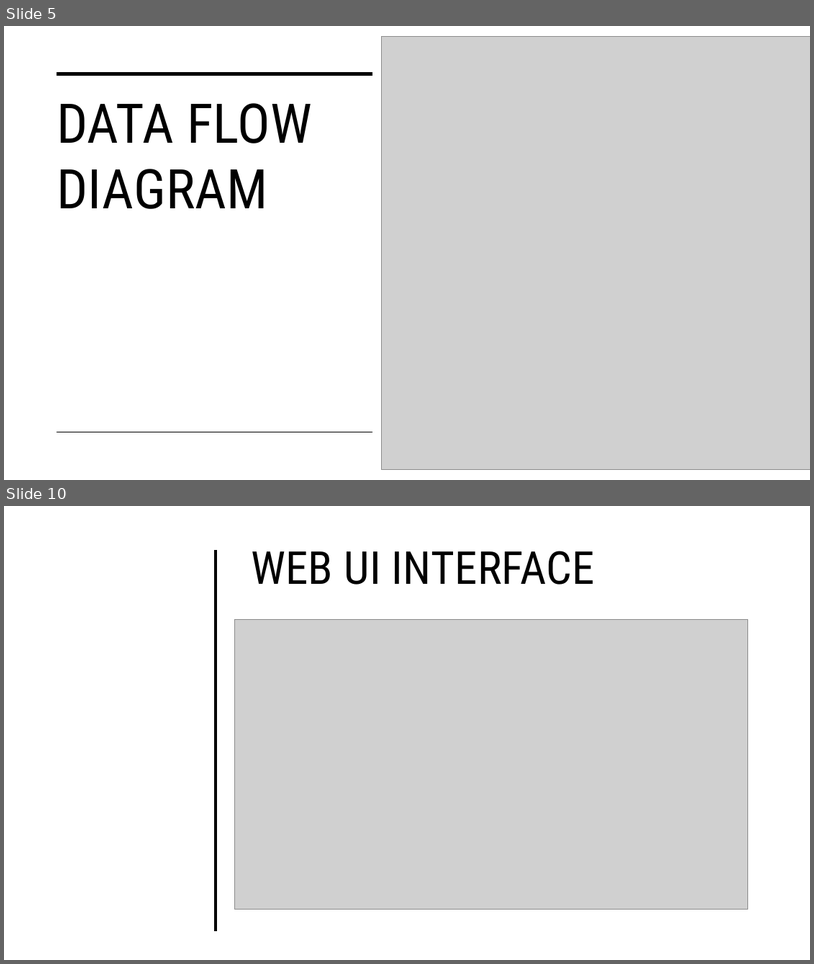
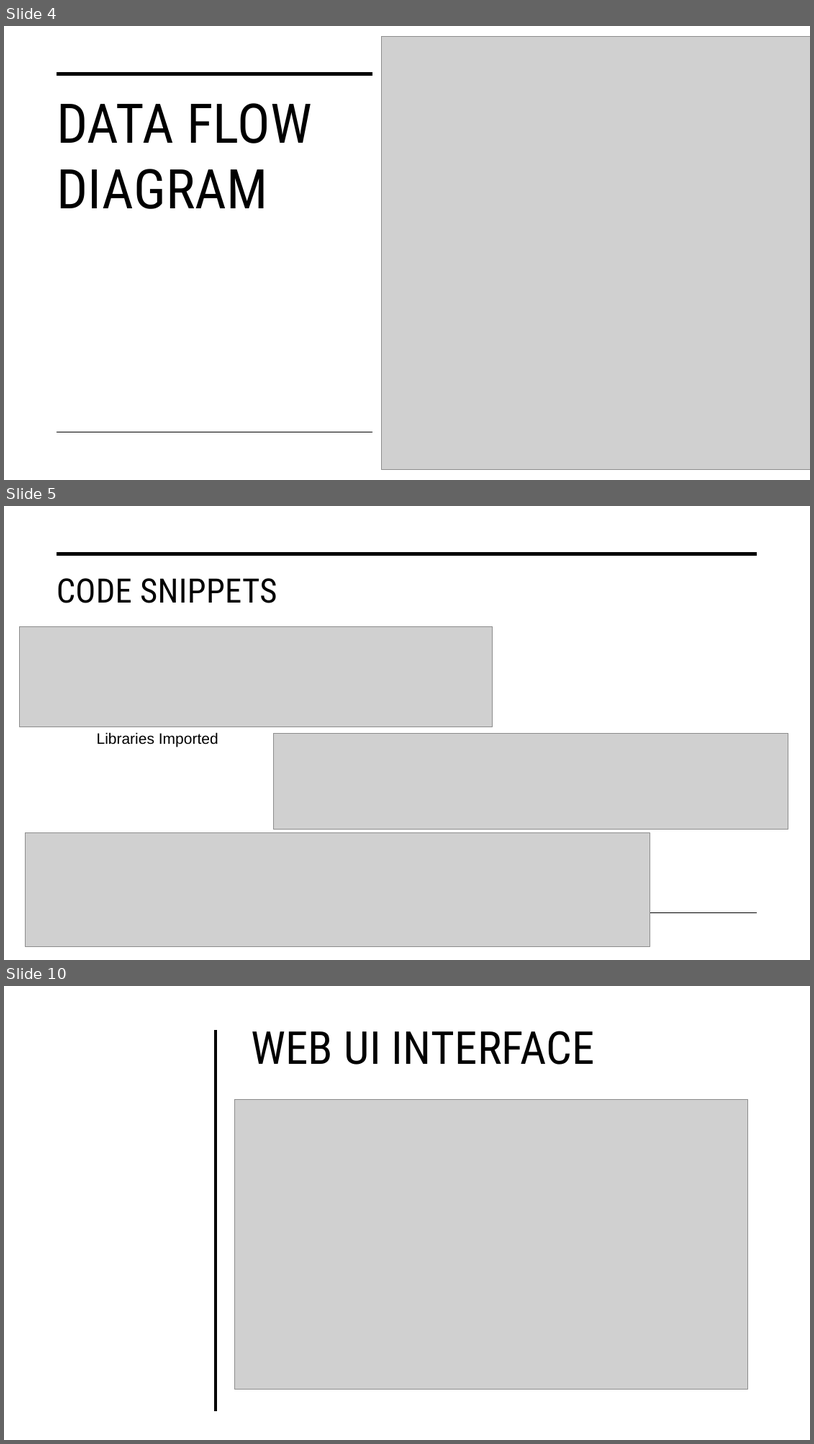
Before and after one commit to MrArthor/Forecasting-Electrical-Energy-Consumption, a slide deck: Report/Forecasting Electrical Energy Consumption- End Presentation.pptx. Shown one above the other, each under a label of ours: slides 5 and 10 before the commit, slides 4, 5 and 10 after it; the slides between them are not shown. The pictures are 814x964 and 814x1444 pixels, drawn with LibreOffice and Linux fonts; fonts in the diff are those of the drawing; grey boxes stand for pictures. Boxes give left, top, right and bottom in pixels: in the first picture for what was removed or moved away, otherwise in the second. Text is boxed around its words. In the diff, an @@ line names an element or a change of style, - is before the commit and + after.

```diff
--- a/Report/Forecasting Electrical Energy Consumption- End Presentation.pptx
+++ b/Report/Forecasting Electrical Energy Consumption- End Presentation.pptx
@@ slide 5 added at bbox=[4, 506, 810, 960], background #FFFFFF @@
@@ line added from (57, 554) to (758, 554), #000000 3.5 pt @@
@@ title added at bbox=[57, 578, 277, 603], 40 pt, text #000000 @@
+CODE SNIPPETS
@@ picture added at bbox=[19, 626, 492, 727] @@
@@ text added at bbox=[97, 732, 219, 747], 18 pt, text #000000 @@
+Libraries Imported
@@ picture added at bbox=[274, 733, 789, 829] @@
@@ picture added at bbox=[25, 833, 650, 947] @@
@@ line added from (57, 913) to (758, 913), #000000 1 pt @@
@@ what was slide 5 is now slide 4 @@
```
Also in this commit, not shown: 8 slides changed, 2 other slides added, 3 slides removed, 1 other file.
